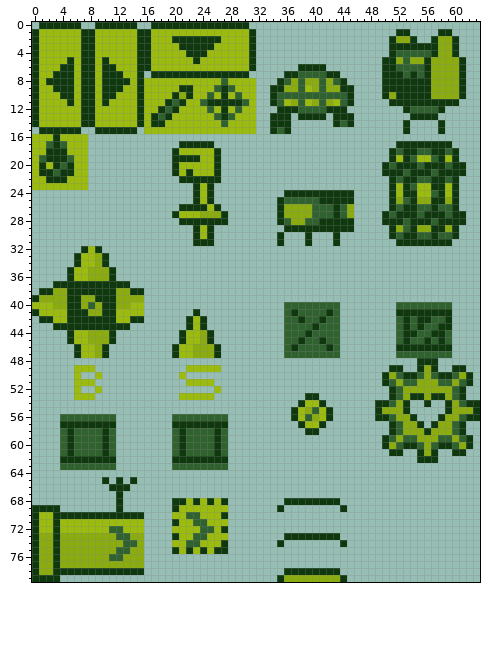
Sprite sheet, stored at project/assets/sprites/editor/buttons.png. The picture above was drawn from the file before the commit.
The file is 64x80 pixels.
After the commit:
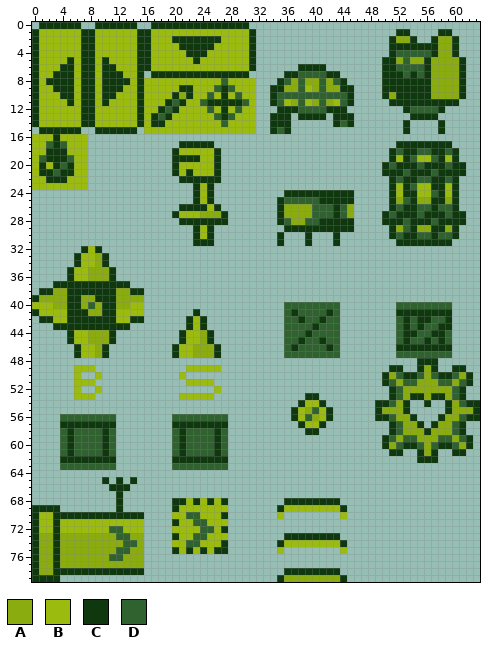
Palette (. is transparent): A #8bac0f  B #9bbc0f  C #0f380f  D #306230
Difference:
@@ x 33..46 @@
 68 ...CCCCCCCC...
-69 ..C........C..
-70 ..............
+69 ..CBBBBBBBBC..
+70 ..B........B..
 71 ..............
@@ x 33..46 @@
 73 ...CCCCCCCC...
-74 ..C........C..
-75 ..............
+74 ..CBBBBBBBBC..
+75 ..B........B..
 76 ..............
Boxes around the changes in both pictures, in picture pixels (x1, y1, x2, y2):
added: (277, 505, 347, 554)
